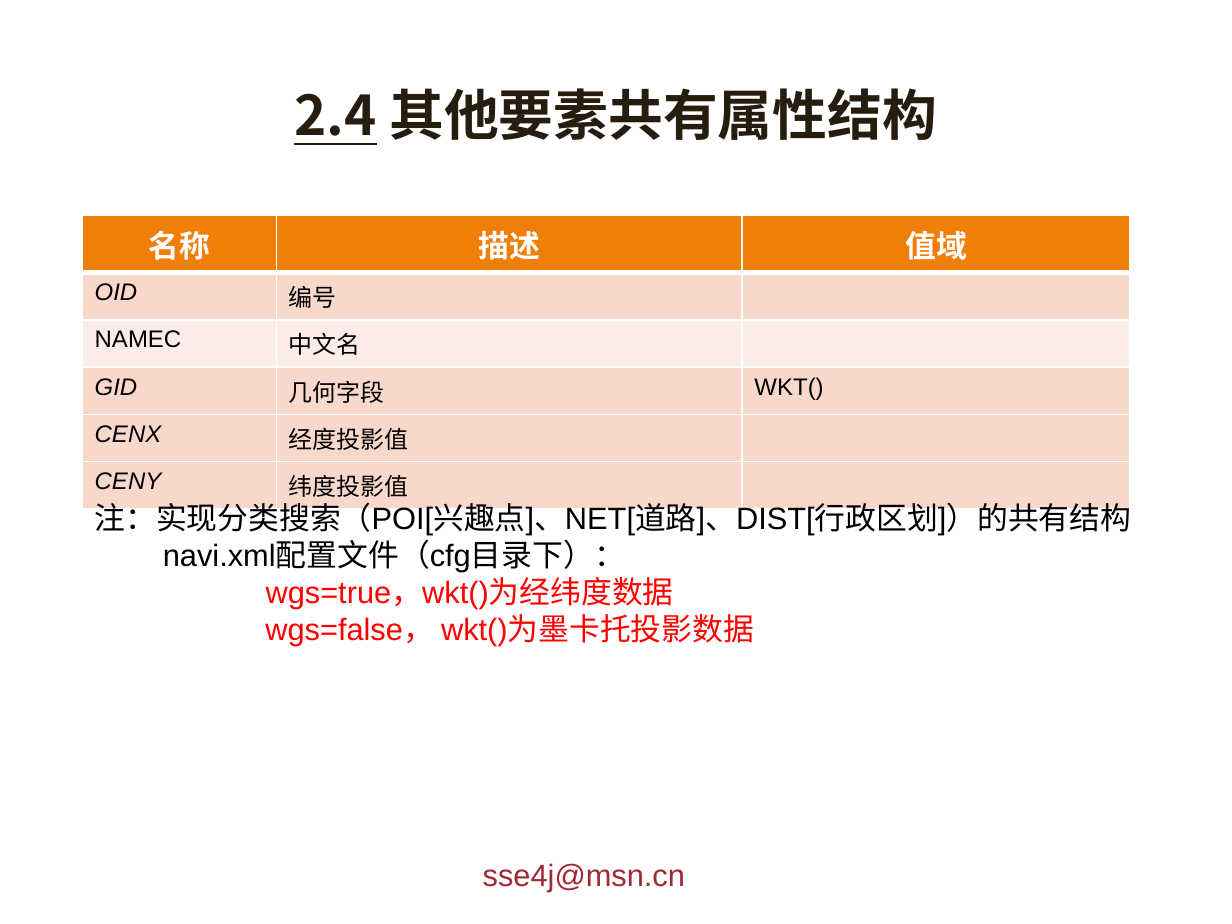
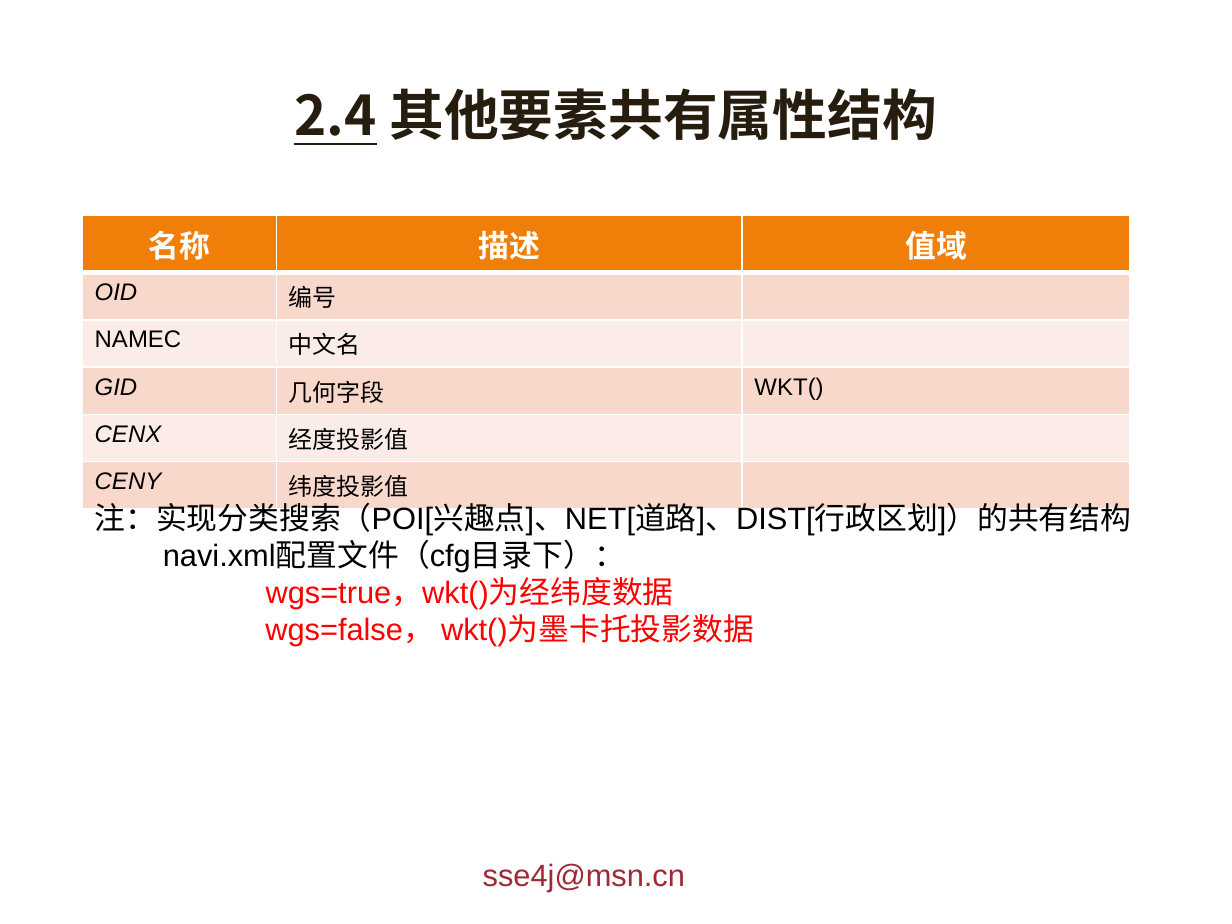
Before and after one commit to giszh86/sse4j, a slide deck: slide 10 of doc/sse4jt.pptx. Drawn at 1232x924 pixels with LibreOffice and Linux fonts; fonts in the diff are those of the drawing; background and template pictures are left out. Boxes give left, top, right and bottom in pixels: in the first picture for what was removed or moved away, otherwise in the second. Text is boxed around its words. In the diff, an @@ line names an element or a change of style, - is before the commit and + after.

```diff
--- a/doc/sse4jt.pptx
+++ b/doc/sse4jt.pptx
@@ table at bbox=[83, 216, 1130, 501] @@
@@ fill #F9D8CC to #FCECE7 in row 5 @@
```
Also in this commit, not shown: 3 other slides changed.
